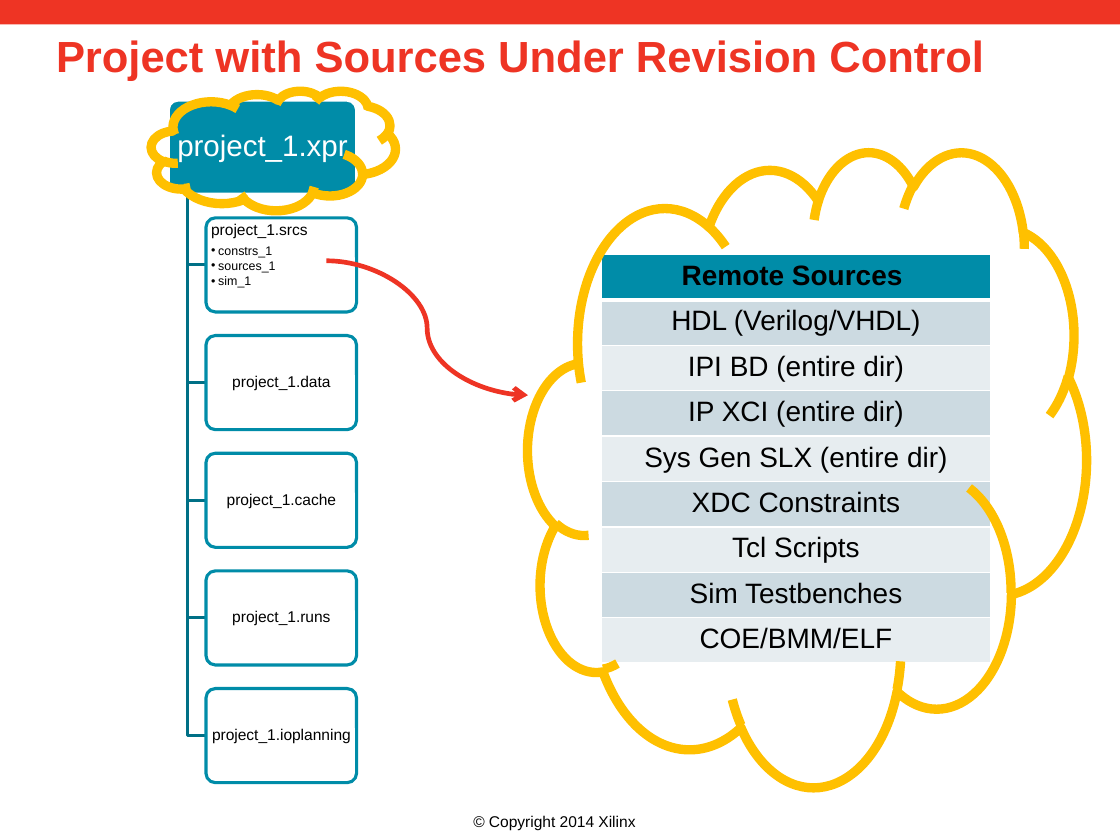
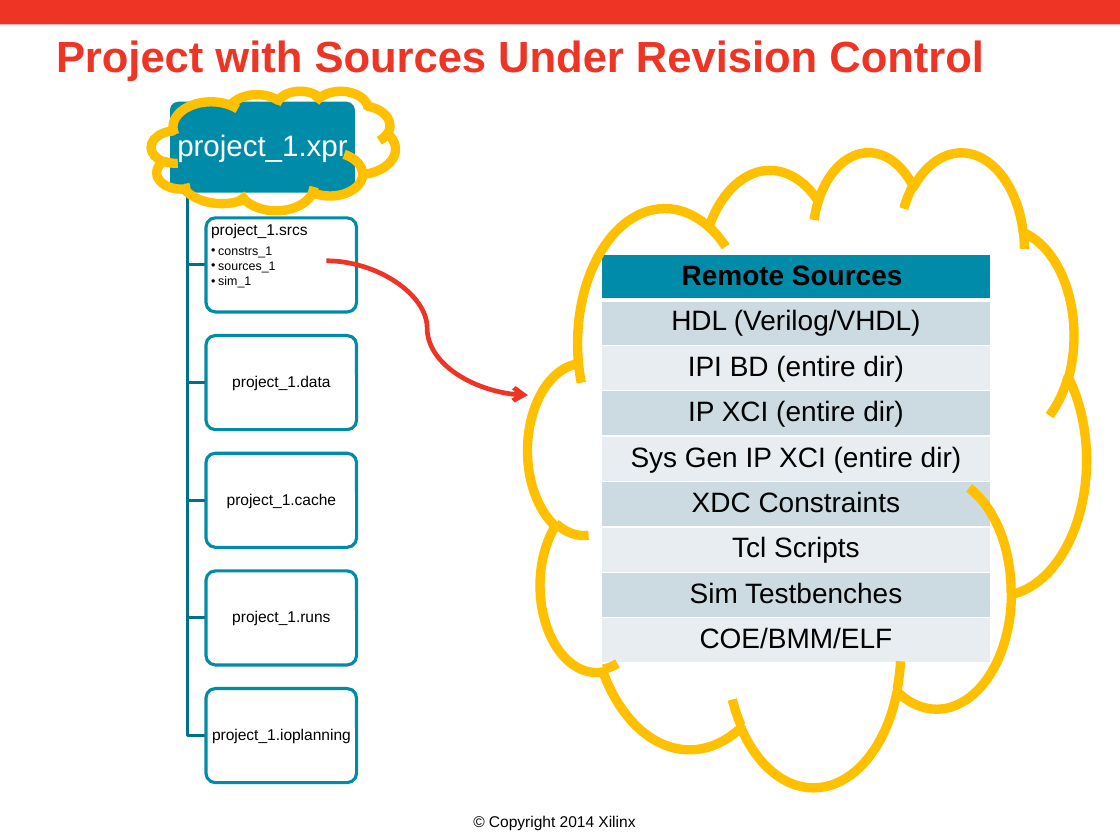
Before and after one commit to Xilinx/revCtrl, a slide deck: slide 7 of doc/versionControl.pptx. Drawn at 1120x840 pixels with LibreOffice and Linux fonts; fonts in the diff are those of the drawing; background and template pictures are left out. Boxes give left, top, right and bottom in pixels: in the first picture for what was removed or moved away, otherwise in the second. Text is boxed around its words. In the diff, an @@ line names an element or a change of style, - is before the commit and + after.

Commit message:
updated ppt preso and added notrace to utils source

```diff
--- a/doc/versionControl.pptx
+++ b/doc/versionControl.pptx
@@ table at [601, 254, 991, 663] @@
-row 5, column 1: Sys Gen SLX (entire dir)
+row 5, column 1: Sys Gen IP XCI (entire dir)
```
Also in this commit, not shown: 4 other slides changed, 7 other files.
